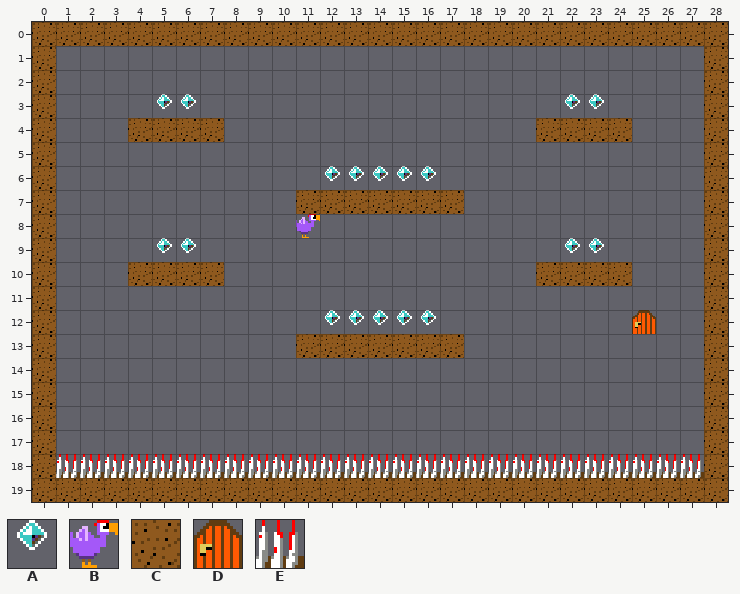
Two versions of a level (Tiled map (JSON), src/levels/level-07.tmj). Above is the file before it was changed.
Cells are 16x16 px. Shown: x 0..28, y 0..19.
Key: from "LittleJS Platformer": A 0, B 2, C 5, D 6, E 7.
_ is an empty cell.
Layer "Foreground" before, first column x 0:
 0 CCCCCCCCCCCCCCCCCCCCCCCCCCCCC
 1 C___________________________C
 2 C___________________________C
 3 C____AA_______________AA____C
 4 C___CCCC_____________CCCC___C
 5 C___________________________C
 6 C___________AAAAA___________C
 7 C__________CCCCCCC__________C
 8 C__________B________________C
 9 C____AA_______________AA____C
10 C___CCCC_____________CCCC___C
11 C___________________________C
12 C___________AAAAA________D__C
13 C__________CCCCCCC__________C
14 C___________________________C
15 C___________________________C
16 C___________________________C
17 C___________________________C
18 CEEEEEEEEEEEEEEEEEEEEEEEEEEEC
19 CCCCCCCCCCCCCCCCCCCCCCCCCCCCC
After the commit:
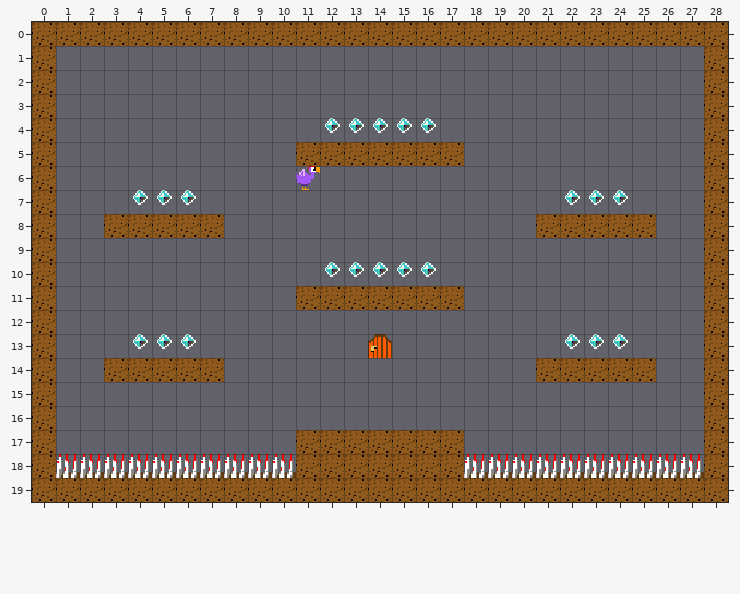
What changed:
Changed rows in their new state; . is an unchanged cell.
Layer "Foreground":
first column x 3:
 3 ..__...............__..
 4 .____....AAAAA....____.
 5 ........CCCCCCC........
 6 ........B_____.........
 7 .AAA...._______....AAA.
 8 CCCCC..._.........CCCCC
 9 ..__...............__..
10 .____....AAAAA....____.
11 ........CCCCCCC........
12 ........._____........_
13 .AAA....___D___....AAA.
14 CCCCC.............CCCCC
17 ........CCCCCCC........
18 ........CCCCCCC........
